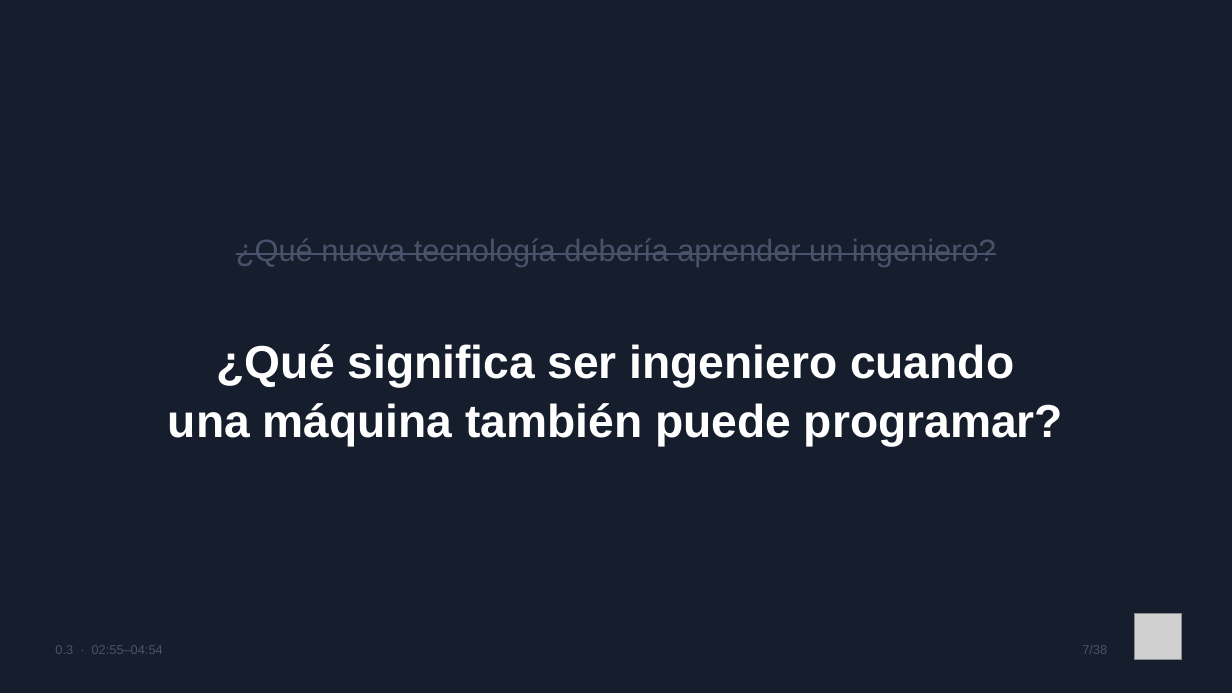
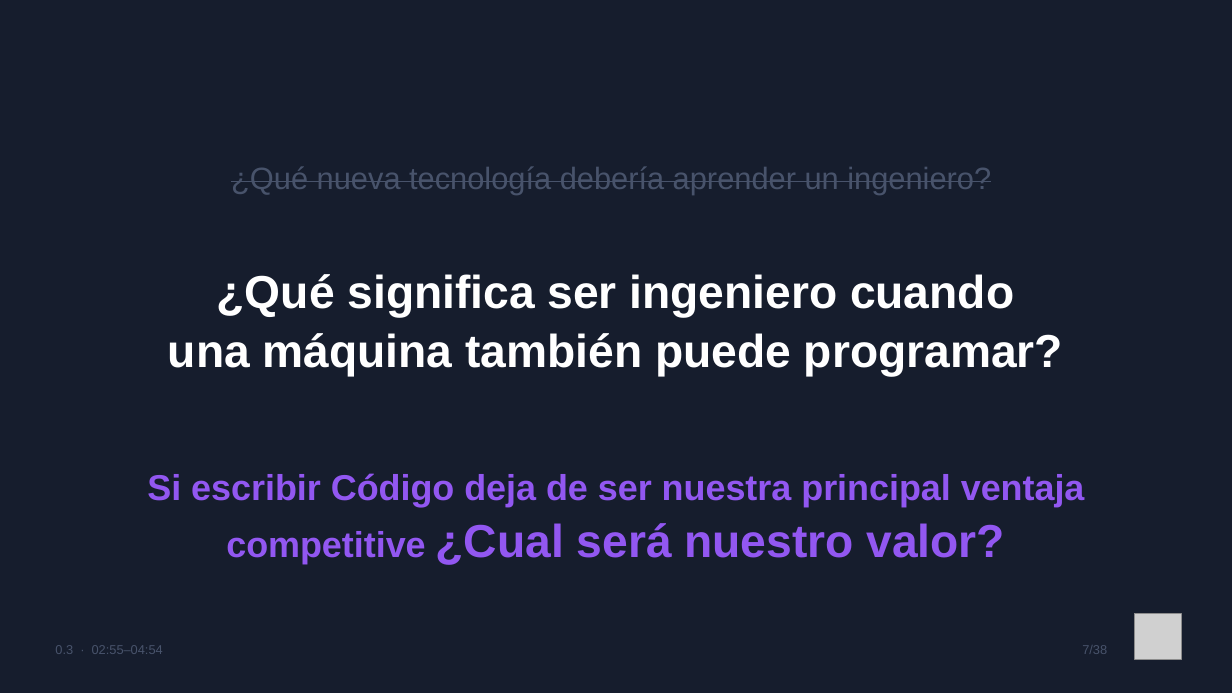
Before and after one commit to gldiazcardenas/charla-ia-aws-ug-cucuta, a slide deck: slide 7 of Slides_IA_AWS_UG_Cucuta.pptx. Drawn at 1232x693 pixels with LibreOffice and Linux fonts; fonts in the diff are those of the drawing; grey boxes stand for pictures. Boxes give left, top, right and bottom in pixels: in the first picture for what was removed or moved away, otherwise in the second. Text is boxed around its words. In the diff, an @@ line names an element or a change of style, - is before the commit and + after.

```diff
--- a/Slides_IA_AWS_UG_Cucuta.pptx
+++ b/Slides_IA_AWS_UG_Cucuta.pptx
@@ text "¿Qué nueva tecnología debería aprender ...": place and size @@
-text "¿Qué nueva tecnología debería aprender ..." at [236,238,996,267]
+text "¿Qué nueva tecnología debería aprender ..." at [231,166,991,195]
@@ text "¿Qué significa ser ingeniero cuando": place and size @@
-text "¿Qué significa ser ingeniero cuando" at [168,344,1063,447]
+text "¿Qué significa ser ingeniero cuando" at [168,274,1063,376]
@@ text added at [147,473,1085,565], 28 pt, text #9257F1, bold @@
+Si escribir Código deja de ser nuestra principal ventaja competitive ¿Cual será nuestro valor?
```
Also in this commit, not shown: 5 other slides changed.
